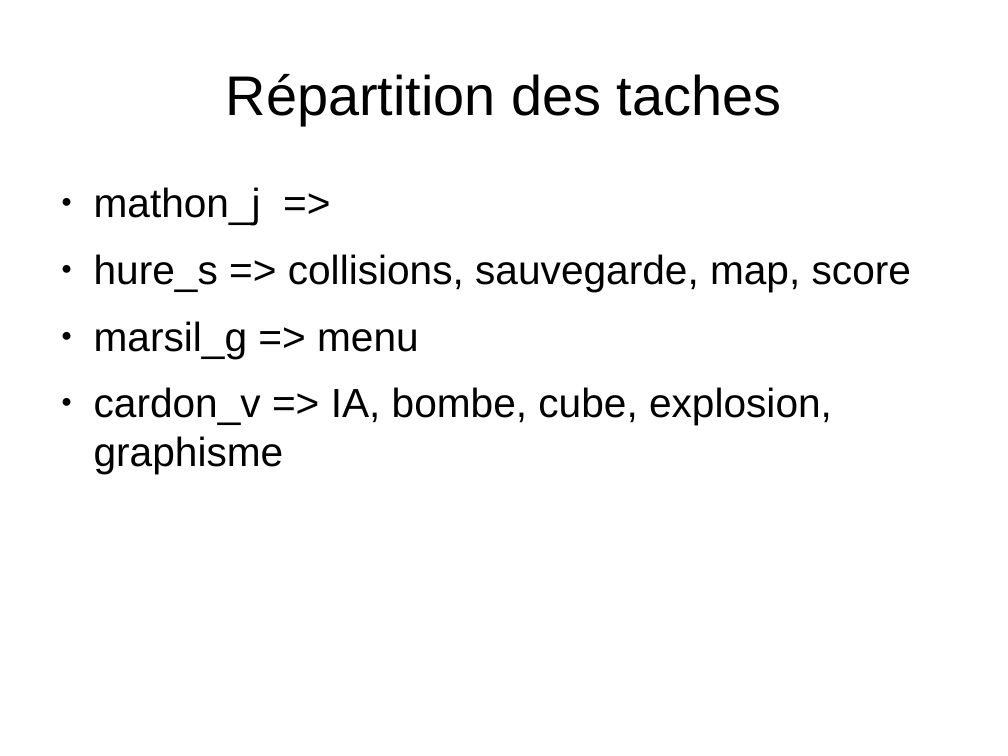
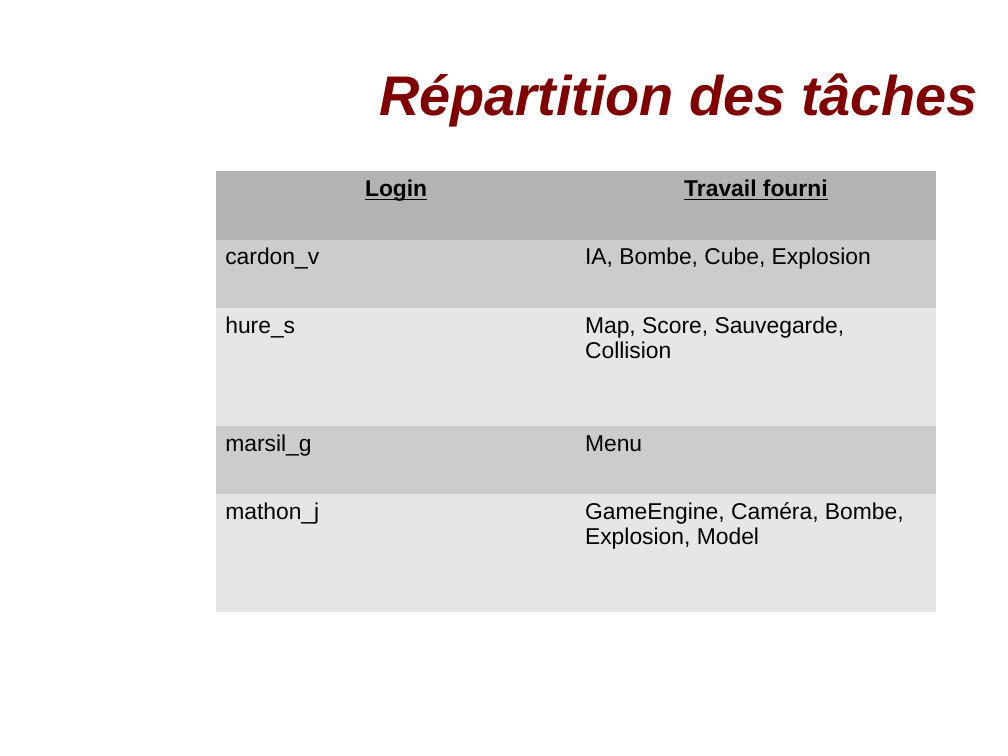
Before and after one commit to adrijere/Bomberman, a slide deck: slide 3 of PPT_presentation.odp. Drawn at 1008x756 pixels with LibreOffice and Linux fonts; fonts in the diff are those of the drawing; background and template pictures are left out. Boxes give left, top, right and bottom in pixels: in the first picture for what was removed or moved away, otherwise in the second. Text is boxed around its words. In the diff, an @@ line names an element or a change of style, - is before the commit and + after.

```diff
--- a/PPT_presentation.odp
+++ b/PPT_presentation.odp
@@ title at <box>379,73,978,125</box>: text changed; text colour #000000 to #800000; bold on; italic on @@
-Répartition des taches
+Répartition des tâches
@@ table added at <box>217,171,937,612</box>, 5 rows, 2 columns @@
+Login | Travail fourni
+cardon_v | IA, Bombe, Cube, Explosion
+hure_s | Map, Score, Sauvegarde, Collision
+marsil_g | Menu
+mathon_j | GameEngine, Caméra, Bombe, Explosion, Model
@@ text removed at <box>94,187,911,474</box> @@
-● mathon_j =>
-● hure_s => collisions, sauvegarde, map, score
-● marsil_g => menu
-● cardon_v => IA, bombe, cube, explosion, graphisme
```
Also in this commit, not shown: 2 other slides changed, 2 slides added, 3 slides removed.
